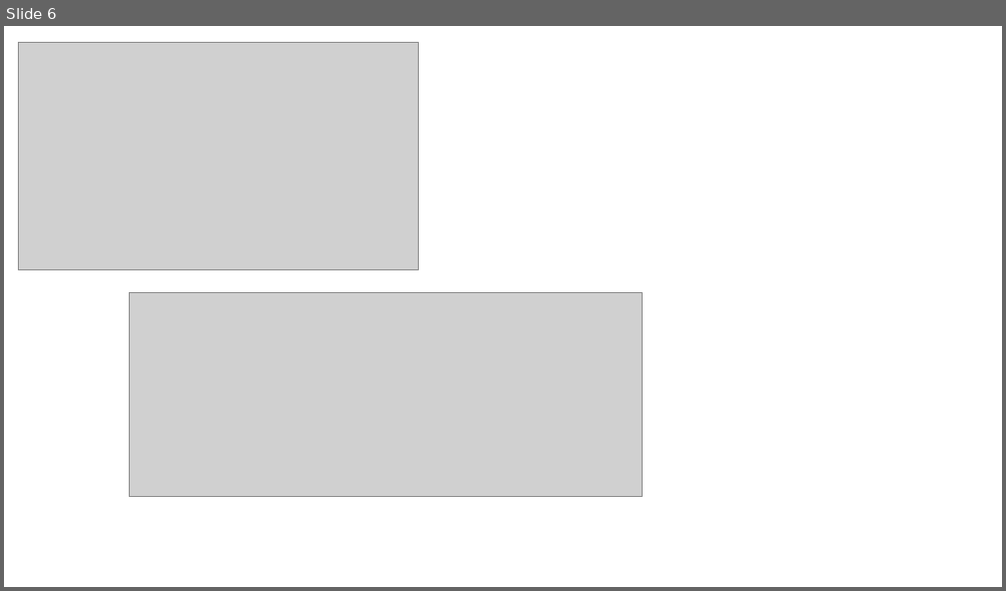
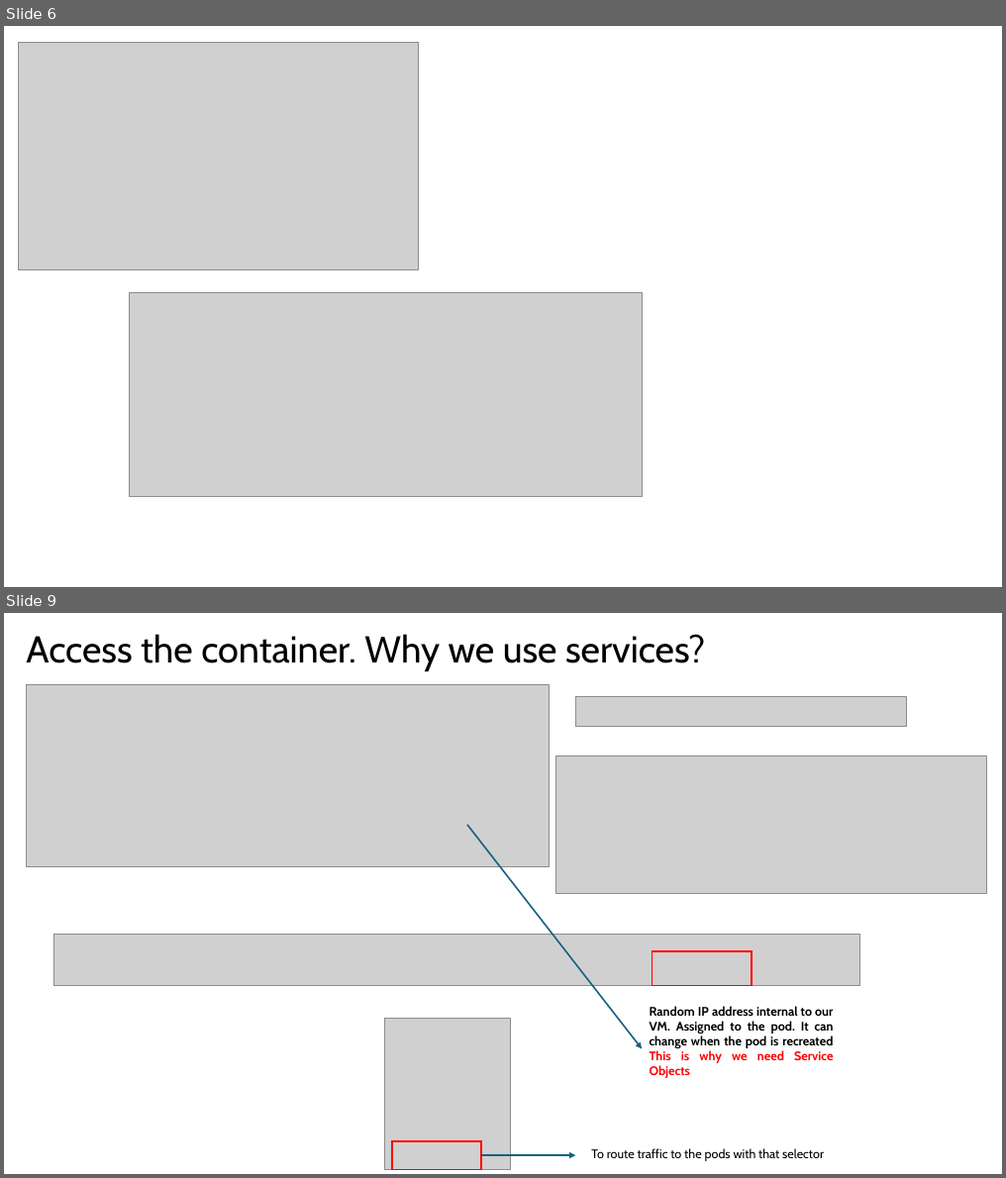
Before and after one commit to EnriqueEP81/kubernetes-tutorial, a slide deck: 13.maintainingSetContainers.pptx. Shown one above the other, each under a label of ours: slide 6 before the commit, slides 6 and 9 after it; the slides between them are not shown. The pictures are 1006x591 and 1006x1178 pixels, drawn with LibreOffice and Linux fonts; fonts in the diff are those of the drawing; grey boxes stand for pictures. Boxes give left, top, right and bottom in pixels: in the first picture for what was removed or moved away, otherwise in the second. Text is boxed around its words. In the diff, an @@ line names an element or a change of style, - is before the commit and + after.

```diff
--- a/13.maintainingSetContainers.pptx
+++ b/13.maintainingSetContainers.pptx
@@ slide 9 added at bbox=[4, 613, 1002, 1174], background #FFFFFF @@
@@ title added at bbox=[26, 634, 705, 671], 36 pt, text #000000 @@
+Access the container. Why we use services?
@@ picture added at bbox=[26, 685, 549, 866] @@
@@ picture added at bbox=[576, 697, 907, 726] @@
@@ picture added at bbox=[556, 756, 987, 894] @@
@@ arrow added from (467, 825) to (642, 1050), #156082 1.5 pt @@
@@ picture added at bbox=[54, 935, 859, 986] @@
@@ rectangle added at bbox=[652, 952, 751, 986], outline #FF0000 1.5 pt @@
@@ picture added at bbox=[384, 1019, 510, 1170] @@
@@ text added at bbox=[649, 1006, 834, 1078], 12 pt, text #000000, bold @@
+Random IP address internal to our VM. Assigned to the pod. It can change when the pod is recreated
+This is why we need Service Objects
@@ rectangle added at bbox=[392, 1142, 481, 1170], outline #FF0000 1.5 pt @@
@@ arrow added from (481, 1156) to (576, 1156), #156082 1.5 pt @@
@@ text added at bbox=[591, 1149, 824, 1161], 12 pt, text #000000 @@
+To route traffic to the pods with that selector
```
Also in this commit, not shown: 4 other slides added, 2 other files.
